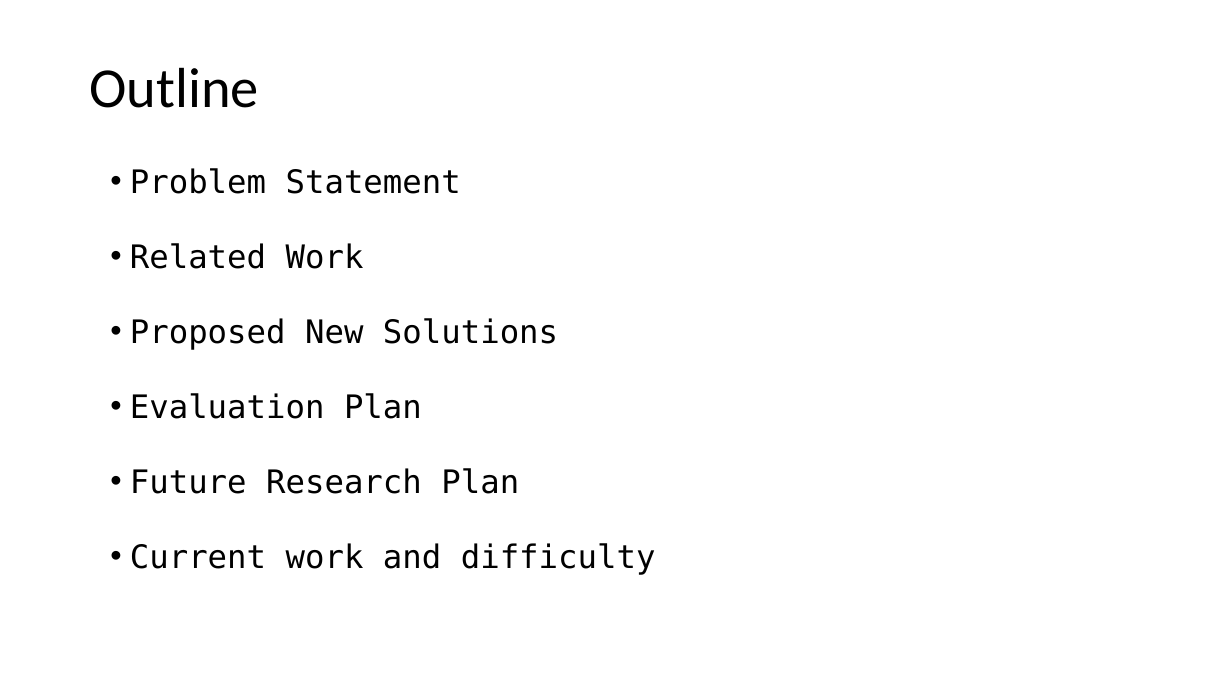
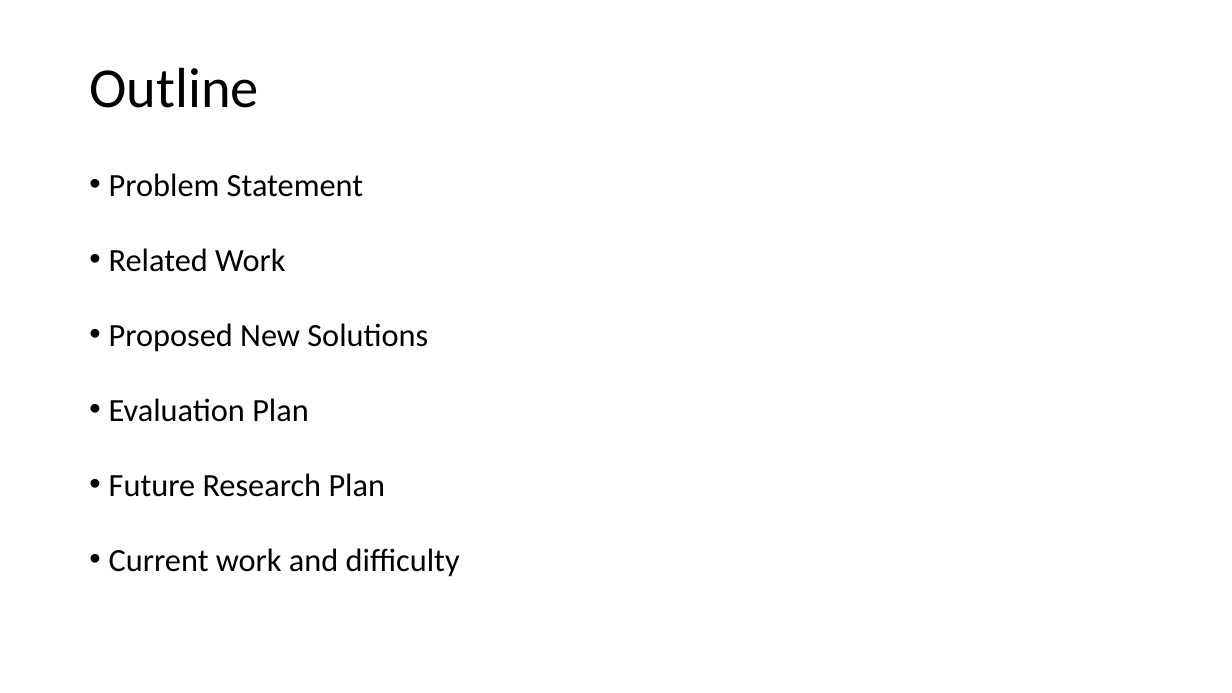
Before and after one commit to LiGaOg/libpmp, a slide deck: slide 2 of proposal.pptx. Drawn at 1232x693 pixels with LibreOffice and Linux fonts; fonts in the diff are those of the drawing. Boxes give left, top, right and bottom in pixels: in the first picture for what was removed or moved away, otherwise in the second. Text is boxed around its words. In the diff, an @@ line names an element or a change of style, - is before the commit and + after.

```diff
--- a/proposal.pptx
+++ b/proposal.pptx
@@ text "Problem Statement": place and size @@
-text "Problem Statement" at box(130, 168, 656, 575)
+text "Problem Statement" at box(109, 173, 460, 577)
@@ text "Problem Statement" at box(109, 173, 460, 577): font DejaVu Sans Mono to Calibri @@
```
Also in this commit, not shown: 21 other slides changed, 1 slide added.
